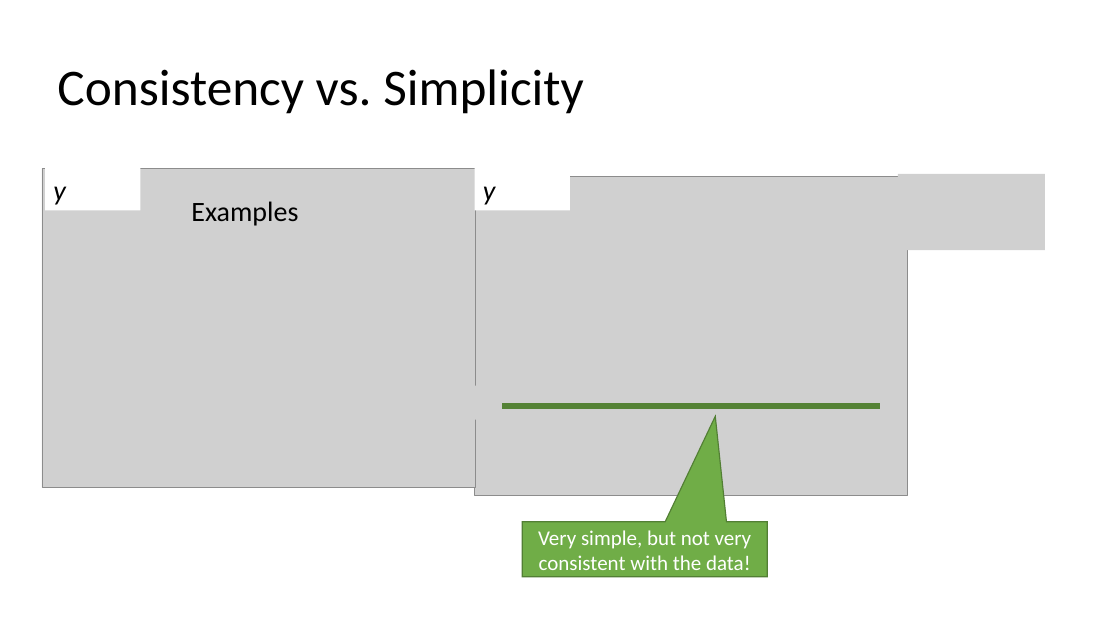
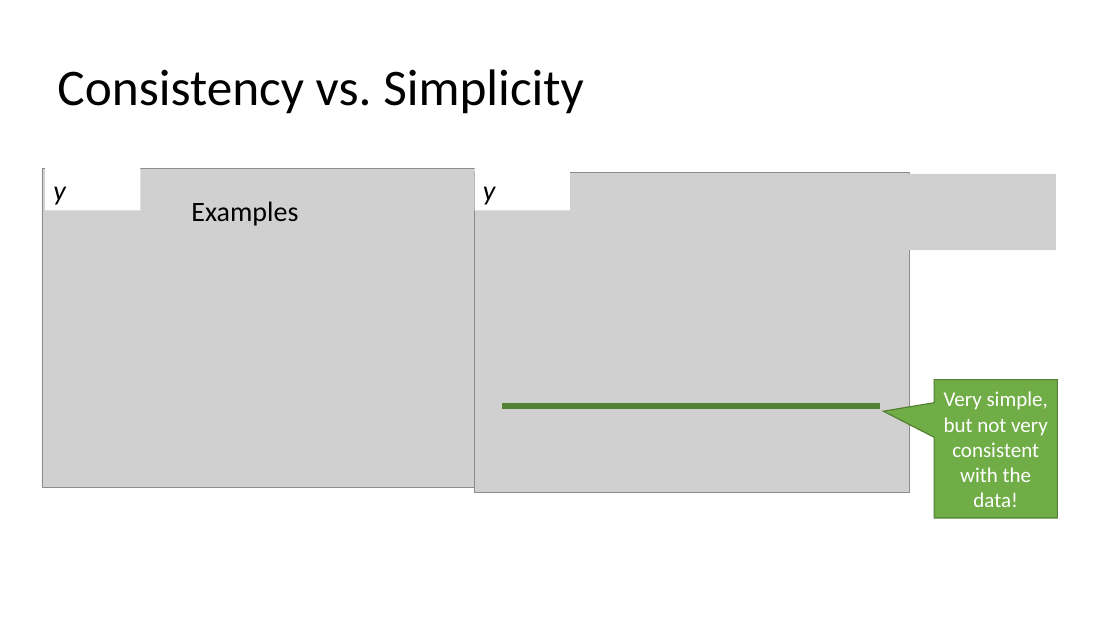
Before and after one commit to mhahsler/CS7320-AI, a slide deck: slide 5 of slides/19_ML_intro.pptx. Drawn at 1120x630 pixels with LibreOffice and Linux fonts; fonts in the diff are those of the drawing; grey boxes stand for pictures. Boxes give left, top, right and bottom in pixels: in the first picture for what was removed or moved away, otherwise in the second. Text is boxed around its words. In the diff, an @@ line names an element or a change of style, - is before the commit and + after.

```diff
--- a/slides/19_ML_intro.pptx
+++ b/slides/19_ML_intro.pptx
@@ picture: place and size @@
-picture at [475,176,908,496]
+picture at [475,172,910,492]
@@ picture: place and size @@
-picture at [898,174,1045,250]
+picture at [898,174,1056,250]
@@ picture removed at [473,386,496,419] @@
@@ speech box "Very simple, but not very ...": place and size @@
-speech box "Very simple, but not very ..." at [523,522,768,577]
+speech box "Very simple, but not very ..." at [934,380,1058,518]
@@ speech box "Very simple, but not very ..." at [934,380,1058,518]: proportions changed @@
```
Also in this commit, not shown: 15 other slides changed, 2 slides added, 2 slides removed, 1 other file.
